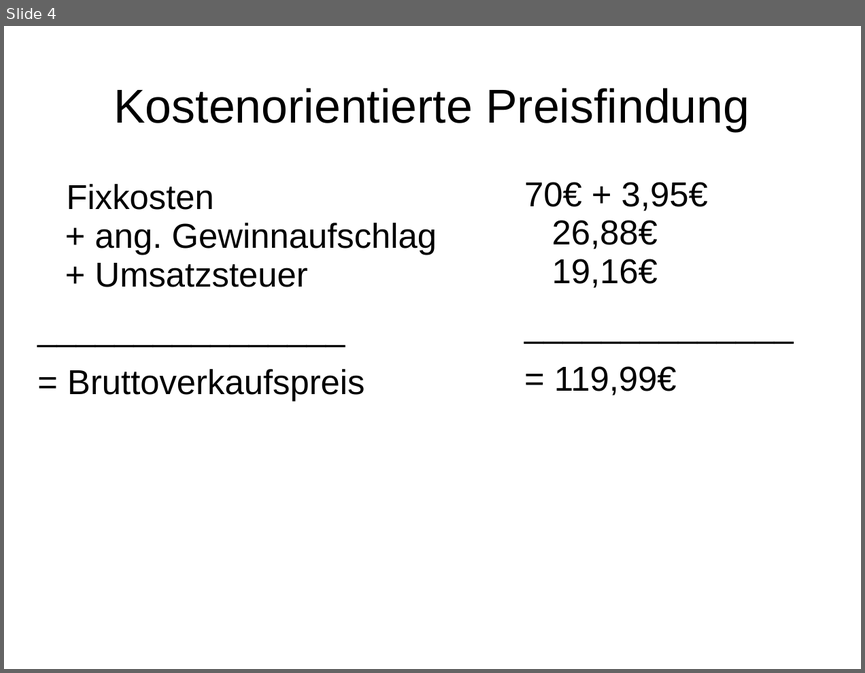
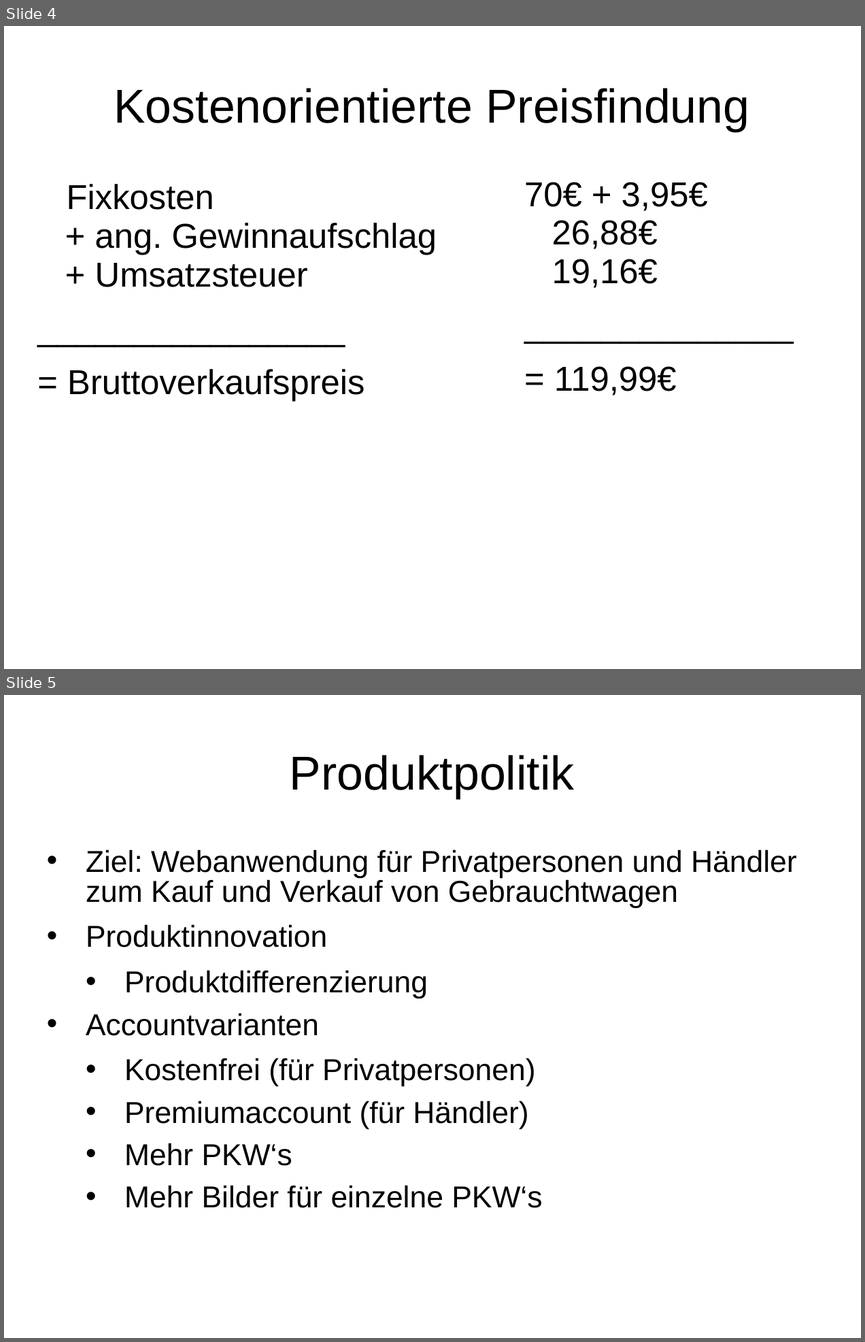
Before and after one commit to yigitcanduendar/carscout, a slide deck: organisation/documentation/GeProz/Präsentation/can marketing preispolitik/gproz_marketing_preispolitik.ppt. Shown one above the other, each under a label of ours: slide 4 before the commit, slides 4 and 5 after it. The pictures are 865x673 and 865x1342 pixels, drawn with LibreOffice and Linux fonts; fonts in the diff are those of the drawing. Boxes give left, top, right and bottom in pixels: in the first picture for what was removed or moved away, otherwise in the second. Text is boxed around its words. In the diff, an @@ line names an element or a change of style, - is before the commit and + after.

Commit message:
produktpolitik

```diff
--- a/organisation/documentation/GeProz/Präsentation/can marketing preispolitik/gproz_marketing_preispolitik.ppt
+++ b/organisation/documentation/GeProz/Präsentation/can marketing preispolitik/gproz_marketing_preispolitik.ppt
@@ slide 5 added at (4,695,861,1338), background #FFFFFF @@
@@ title added at (290,755,575,799), 44 pt, text #000000 @@
+Produktpolitik
@@ text added at (86,849,797,1208), 28 pt, text #000000 @@
+• Ziel: Webanwendung für Privatpersonen und Händler zum Kauf und Verkauf von Gebrauchtwagen
+• Produktinnovation
+  • Produktdifferenzierung
+• Accountvarianten
+  • Kostenfrei (für Privatpersonen)
+  • Premiumaccount (für Händler)
+  • Mehr PKW‘s
+  • Mehr Bilder für einzelne PKW‘s
```
